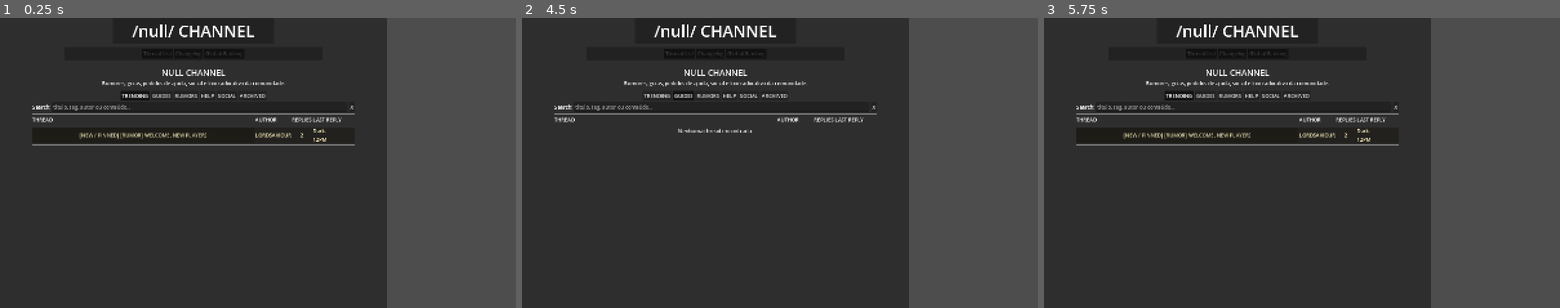
Above: before the commit, frames 1-3 (left to right).
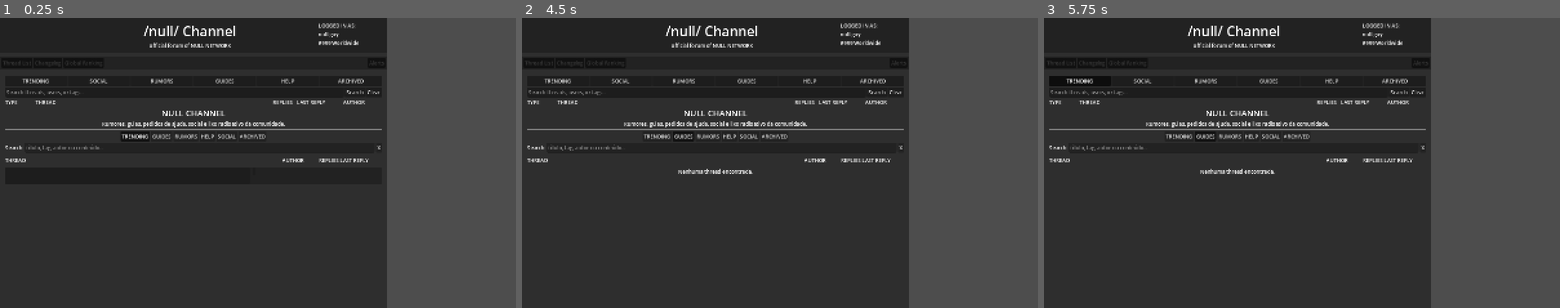
Above: after the commit, the same moments.

Repository: GYU-GAZE/NULL-NETWORK
Game: Godot game, scene res://apps/forum/forum_app.tscn
Two runs of this game, one before a commit and one after it. Both use one fixed random seed, a clock stepped at 60 frames per second and the inputs below. This scene is started directly instead of the project's main scene. The engine's default icon, where the game draws it, is replaced by a stand-in: a white triangle on a blue panel in a dark square.
Inputs (mouse positions are in pixels of both pictures, inside the frame that each line leads up to):
- Up to frame 1 (0.25 s): no input
- Up to frame 2 (4.5 s): click "Thread List" at 0.5 s; click "Changelog" at 1.25 s; click "Global Ranking" at 2 s; click "TRENDING" at 2.75 s; click (898, 64) at 3.5 s, where only the run after the commit has a clickable "Alerts"; click "GUIDES" at 4.25 s
- Up to frame 3 (5.75 s): click "TRENDING" at 5 s

The runs differ from the first frame. In frame 1, 5.5% of the frame differs, in the area x 0-75%, y 1-50%; in frame 2, 5.2%; in frame 3, 6.0%, in the area x 0-75%, y 1-54%.
Error after the commit: Invalid access to property or key 'pressed' on a base object of type 'null instance'. (res://apps/forum/forum_thread_row_ui.gd:15)

Commit message:
forum tscn update

Diff:
--- a/apps/forum/forum_app.tscn
+++ b/apps/forum/forum_app.tscn
@@ -6,6 +6,9 @@
 [ext_resource type="PackedScene" uid="uid://c1eml51sqyj5c" path="res://apps/forum/forum_post_ui.tscn" id="4_2d478"]
 [ext_resource type="PackedScene" uid="uid://v0ask2g51gcm" path="res://apps/forum/forum_thread_row_ui.tscn" id="5_jseev"]
 
+[sub_resource type="LabelSettings" id="LabelSettings_jseev"]
+font_size = 42
+
 [node name="ForumApp" type="PanelContainer" unique_id=1643493238]
 offset_right = 1200.0
 offset_bottom = 900.0
@@ -23,65 +26,227 @@
 [node name="PageVBox" type="VBoxContainer" parent="MasterScroll" unique_id=24340731]
 layout_mode = 2
 size_flags_horizontal = 3
+size_flags_vertical = 3
 theme_override_constants/separation = 10
-alignment = 1
-
-[node name="HeaderBanner" type="PanelContainer" parent="MasterScroll/PageVBox" unique_id=388077512]
-unique_name_in_owner = true
-custom_minimum_size = Vector2(500, 80)
-layout_mode = 2
-size_flags_horizontal = 4
-
-[node name="BannerText" type="Label" parent="MasterScroll/PageVBox/HeaderBanner" unique_id=2110584523]
-layout_mode = 2
-theme_override_font_sizes/font_size = 50
-text = "/null/ CHANNEL"
+
+[node name="MainHeader" type="PanelContainer" parent="MasterScroll/PageVBox" unique_id=388077512]
+unique_name_in_owner = true
+custom_minimum_size = Vector2(0, 95)
+layout_mode = 2
+
+[node name="HeaderMargin" type="MarginContainer" parent="MasterScroll/PageVBox/MainHeader" unique_id=348159869]
+layout_mode = 2
+theme_override_constants/margin_left = 12
+theme_override_constants/margin_top = 12
+theme_override_constants/margin_right = 12
+theme_override_constants/margin_bottom = 12
+
+[node name="HeaderHBox" type="HBoxContainer" parent="MasterScroll/PageVBox/MainHeader/HeaderMargin" unique_id=561997673]
+layout_mode = 2
+
+[node name="HeaderSpaceLeft" type="Control" parent="MasterScroll/PageVBox/MainHeader/HeaderMargin/HeaderHBox" unique_id=1953265723]
+custom_minimum_size = Vector2(180, 0)
+layout_mode = 2
+
+[node name="LogoBlock" type="VBoxContainer" parent="MasterScroll/PageVBox/MainHeader/HeaderMargin/HeaderHBox" unique_id=391836541]
+layout_mode = 2
+size_flags_horizontal = 3
+
+[node name="NullChannelTitle" type="Label" parent="MasterScroll/PageVBox/MainHeader/HeaderMargin/HeaderHBox/LogoBlock" unique_id=1861507975]
+unique_name_in_owner = true
+layout_mode = 2
+text = "/null/ Channel"
+label_settings = SubResource("LabelSettings_jseev")
 horizontal_alignment = 1
 
-[node name="NavBarPanel" type="PanelContainer" parent="MasterScroll/PageVBox" unique_id=494262737]
-unique_name_in_owner = true
-custom_minimum_size = Vector2(800, 0)
-layout_mode = 2
-size_flags_horizontal = 4
-
-[node name="NavBarMargin" type="MarginContainer" parent="MasterScroll/PageVBox/NavBarPanel" unique_id=236034356]
+[node name="NullChannelSubtitle" type="Label" parent="MasterScroll/PageVBox/MainHeader/HeaderMargin/HeaderHBox/LogoBlock" unique_id=61103580]
+unique_name_in_owner = true
+layout_mode = 2
+text = "official forum of NULL NETWORK"
+horizontal_alignment = 1
+
+[node name="UserBlock" type="HBoxContainer" parent="MasterScroll/PageVBox/MainHeader/HeaderMargin/HeaderHBox" unique_id=1403857369]
+custom_minimum_size = Vector2(180, 0)
+layout_mode = 2
+
+[node name="UserInfoVBox" type="VBoxContainer" parent="MasterScroll/PageVBox/MainHeader/HeaderMargin/HeaderHBox/UserBlock" unique_id=835395507]
+layout_mode = 2
+
+[node name="LoggedInAsLabel" type="Label" parent="MasterScroll/PageVBox/MainHeader/HeaderMargin/HeaderHBox/UserBlock/UserInfoVBox" unique_id=1630577298]
+layout_mode = 2
+text = "LOGGED IN AS:"
+
+[node name="UsernameLabel" type="Label" parent="MasterScroll/PageVBox/MainHeader/HeaderMargin/HeaderHBox/UserBlock/UserInfoVBox" unique_id=946064420]
+unique_name_in_owner = true
+layout_mode = 2
+text = "null.guy"
+
+[node name="UserRankLabel" type="Label" parent="MasterScroll/PageVBox/MainHeader/HeaderMargin/HeaderHBox/UserBlock/UserInfoVBox" unique_id=1295827378]
+unique_name_in_owner = true
+layout_mode = 2
+text = "#999 Worldwide"
+
+[node name="UserAvatarRect" type="TextureRect" parent="MasterScroll/PageVBox/MainHeader/HeaderMargin/HeaderHBox/UserBlock" unique_id=97392787]
+custom_minimum_size = Vector2(72, 72)
+layout_mode = 2
+size_flags_horizontal = 3
+size_flags_vertical = 0
+
+[node name="MainNavBarPanel" type="PanelContainer" parent="MasterScroll/PageVBox" unique_id=494262737]
+unique_name_in_owner = true
+layout_mode = 2
+
+[node name="NavBarMargin" type="MarginContainer" parent="MasterScroll/PageVBox/MainNavBarPanel" unique_id=236034356]
 layout_mode = 2
 theme_override_constants/margin_left = 5
 theme_override_constants/margin_top = 5
 theme_override_constants/margin_right = 5
 theme_override_constants/margin_bottom = 5
 
-[node name="NavbarHBox" type="HBoxContainer" parent="MasterScroll/PageVBox/NavBarPanel/NavBarMargin" unique_id=537395990]
+[node name="NavbarHBox" type="HBoxContainer" parent="MasterScroll/PageVBox/MainNavBarPanel/NavBarMargin" unique_id=537395990]
 modulate = Color(0.25765854, 0.25765854, 0.25765854, 1)
 self_modulate = Color(0.22352941, 0.22352941, 0.22352941, 1)
 layout_mode = 2
 alignment = 1
 
-[node name="ThreadsBtn" type="Button" parent="MasterScroll/PageVBox/NavBarPanel/NavBarMargin/NavbarHBox" unique_id=1598627230]
+[node name="ThreadsBtn" type="Button" parent="MasterScroll/PageVBox/MainNavBarPanel/NavBarMargin/NavbarHBox" unique_id=1598627230]
 unique_name_in_owner = true
 layout_mode = 2
 text = "Thread List
 "
 
-[node name="UpdatesBtn" type="Button" parent="MasterScroll/PageVBox/NavBarPanel/NavBarMargin/NavbarHBox" unique_id=1440624438]
+[node name="UpdatesBtn" type="Button" parent="MasterScroll/PageVBox/MainNavBarPanel/NavBarMargin/NavbarHBox" unique_id=1440624438]
 layout_mode = 2
 text = "Changelog
 "
 
-[node name="RankingsBtn" type="Button" parent="MasterScroll/PageVBox/NavBarPanel/NavBarMargin/NavbarHBox" unique_id=5661677]
+[node name="RankingsBtn" type="Button" parent="MasterScroll/PageVBox/MainNavBarPanel/NavBarMargin/NavbarHBox" unique_id=5661677]
 layout_mode = 2
 text = "Global Ranking
 "
 
+[node name="NavSpacer" type="Control" parent="MasterScroll/PageVBox/MainNavBarPanel/NavBarMargin/NavbarHBox" unique_id=963956772]
+layout_mode = 2
+size_flags_horizontal = 3
+
+[node name="AlertsBtn" type="Button" parent="MasterScroll/PageVBox/MainNavBarPanel/NavBarMargin/NavbarHBox" unique_id=1081638203]
+unique_name_in_owner = true
+layout_mode = 2
+text = "Alerts"
+
 [node name="ContentArea" type="MarginContainer" parent="MasterScroll/PageVBox" unique_id=1833793142]
 layout_mode = 2
 size_flags_vertical = 3
-theme_override_constants/margin_left = 100
+theme_override_constants/margin_left = 16
 theme_override_constants/margin_top = 10
-theme_override_constants/margin_right = 100
-theme_override_constants/margin_bottom = 100
-
-[node name="ThreadList" type="VBoxContainer" parent="MasterScroll/PageVBox/ContentArea" unique_id=345993463]
+theme_override_constants/margin_right = 16
+theme_override_constants/margin_bottom = 16
+
+[node name="ThreadListPage" type="VBoxContainer" parent="MasterScroll/PageVBox/ContentArea" unique_id=1195254683]
+unique_name_in_owner = true
+layout_mode = 2
+
+[node name="ThreadTypeTabsPanel" type="PanelContainer" parent="MasterScroll/PageVBox/ContentArea/ThreadListPage" unique_id=1912109280]
+layout_mode = 2
+
+[node name="ThreadTypeTabsHBox" type="HBoxContainer" parent="MasterScroll/PageVBox/ContentArea/ThreadListPage/ThreadTypeTabsPanel" unique_id=284693550]
+layout_mode = 2
+
+[node name="TrendingBtn" type="Button" parent="MasterScroll/PageVBox/ContentArea/ThreadListPage/ThreadTypeTabsPanel/ThreadTypeTabsHBox" unique_id=66220868]
+unique_name_in_owner = true
+layout_mode = 2
+size_flags_horizontal = 3
+toggle_mode = true
+text = "TRENDING"
+
+[node name="SocialBtn" type="Button" parent="MasterScroll/PageVBox/ContentArea/ThreadListPage/ThreadTypeTabsPanel/ThreadTypeTabsHBox" unique_id=1199021360]
+unique_name_in_owner = true
+layout_mode = 2
+size_flags_horizontal = 3
+toggle_mode = true
+text = "SOCIAL"
+
+[node name="RumorsBtn" type="Button" parent="MasterScroll/PageVBox/ContentArea/ThreadListPage/ThreadTypeTabsPanel/ThreadTypeTabsHBox" unique_id=93564674]
+unique_name_in_owner = true
+layout_mode = 2
+size_flags_horizontal = 3
+toggle_mode = true
+text = "RUMORS"
+
+[node name="GuidesBtn" type="Button" parent="MasterScroll/PageVBox/ContentArea/ThreadListPage/ThreadTypeTabsPanel/ThreadTypeTabsHBox" unique_id=839607493]
+unique_name_in_owner = true
+layout_mode = 2
+size_flags_horizontal = 3
+toggle_mode = true
+text = "GUIDES"
+
+[node name="HelpBtn" type="Button" parent="MasterScroll/PageVBox/ContentArea/ThreadListPage/ThreadTypeTabsPanel/ThreadTypeTabsHBox" unique_id=914829697]
+unique_name_in_owner = true
+layout_mode = 2
+size_flags_horizontal = 3
+toggle_mode = true
+text = "HELP"
+
+[node name="ArchivedBtn" type="Button" parent="MasterScroll/PageVBox/ContentArea/ThreadListPage/ThreadTypeTabsPanel/ThreadTypeTabsHBox" unique_id=1181931581]
+unique_name_in_owner = true
+layout_mode = 2
+size_flags_horizontal = 3
+toggle_mode = true
+text = "ARCHIVED"
+
+[node name="SearchBarPanel" type="PanelContainer" parent="MasterScroll/PageVBox/ContentArea/ThreadListPage" unique_id=326616070]
+layout_mode = 2
+
+[node name="SearchBarHBox" type="HBoxContainer" parent="MasterScroll/PageVBox/ContentArea/ThreadListPage/SearchBarPanel" unique_id=338836288]
+layout_mode = 2
+
+[node name="SearchInput" type="LineEdit" parent="MasterScroll/PageVBox/ContentArea/ThreadListPage/SearchBarPanel/SearchBarHBox" unique_id=772114499]
+unique_name_in_owner = true
+layout_mode = 2
+size_flags_horizontal = 3
+placeholder_text = "Search threads, users, or tags..."
+
+[node name="SearchBtn" type="Button" parent="MasterScroll/PageVBox/ContentArea/ThreadListPage/SearchBarPanel/SearchBarHBox" unique_id=1082947240]
+unique_name_in_owner = true
+layout_mode = 2
+text = "Search"
+
+[node name="ClearSearchBtn" type="Button" parent="MasterScroll/PageVBox/ContentArea/ThreadListPage/SearchBarPanel/SearchBarHBox" unique_id=529726060]
+unique_name_in_owner = true
+layout_mode = 2
+text = "Clear"
+
+[node name="ThreadListHeader" type="HBoxContainer" parent="MasterScroll/PageVBox/ContentArea/ThreadListPage" unique_id=863783881]
+unique_name_in_owner = true
+custom_minimum_size = Vector2(90, 0)
+layout_mode = 2
+
+[node name="TypeHeaderLabel" type="Label" parent="MasterScroll/PageVBox/ContentArea/ThreadListPage/ThreadListHeader" unique_id=1918684334]
+custom_minimum_size = Vector2(90, 0)
+layout_mode = 2
+text = "TYPE"
+
+[node name="ThreadHeaderLabel" type="Label" parent="MasterScroll/PageVBox/ContentArea/ThreadListPage/ThreadListHeader" unique_id=1628584177]
+layout_mode = 2
+size_flags_horizontal = 3
+text = "THREAD"
+
+[node name="RepliesHeaderLabel" type="Label" parent="MasterScroll/PageVBox/ContentArea/ThreadListPage/ThreadListHeader" unique_id=616873302]
+custom_minimum_size = Vector2(70, 0)
+layout_mode = 2
+text = "REPLIES"
+
+[node name="LastReplyHeaderLabel" type="Label" parent="MasterScroll/PageVBox/ContentArea/ThreadListPage/ThreadListHeader" unique_id=731144364]
+custom_minimum_size = Vector2(140, 0)
+layout_mode = 2
+text = "LAST REPLY"
+
+[node name="AuthorHeaderLabel" type="Label" parent="MasterScroll/PageVBox/ContentArea/ThreadListPage/ThreadListHeader" unique_id=2072254690]
+custom_minimum_size = Vector2(120, 0)
+layout_mode = 2
+text = "AUTHOR"
+
+[node name="ThreadList" type="VBoxContainer" parent="MasterScroll/PageVBox/ContentArea/ThreadListPage" unique_id=345993463]
 unique_name_in_owner = true
 layout_mode = 2
 size_flags_horizontal = 3
@@ -104,3 +269,8 @@
 
 [node name="TopNav" type="HBoxContainer" parent="MasterScroll/PageVBox/ContentArea/ReaderContainer" unique_id=342336655]
 layout_mode = 2
+
+[node name="AlertsPage" type="VBoxContainer" parent="MasterScroll/PageVBox/ContentArea" unique_id=93287149]
+unique_name_in_owner = true
+visible = false
+layout_mode = 2
--- a/apps/forum/forum_thread_row_ui.tscn
+++ b/apps/forum/forum_thread_row_ui.tscn
@@ -9,10 +9,28 @@
 [node name="MainHBox" type="HBoxContainer" parent="." unique_id=1612900916]
 layout_mode = 2
 
-[node name="TopicButton" type="Button" parent="MainHBox" unique_id=2144835771]
+[node name="TypeIconButton" type="Button" parent="MainHBox" unique_id=2144835771]
 unique_name_in_owner = true
 layout_mode = 2
 size_flags_horizontal = 3
+
+[node name="ThreadInfoVBox" type="VBoxContainer" parent="MainHBox" unique_id=874912642]
+layout_mode = 2
+
+[node name="ThreadTitleHBox" type="HBoxContainer" parent="MainHBox/ThreadInfoVBox" unique_id=913076663]
+layout_mode = 2
+
+[node name="ThreadLabelBadge" type="Label" parent="MainHBox/ThreadInfoVBox/ThreadTitleHBox" unique_id=816276528]
+unique_name_in_owner = true
+layout_mode = 2
+
+[node name="ThreadTitleButton" type="Button" parent="MainHBox/ThreadInfoVBox/ThreadTitleHBox" unique_id=1585354798]
+unique_name_in_owner = true
+layout_mode = 2
+
+[node name="ThreadSummaryLabel" type="Label" parent="MainHBox/ThreadInfoVBox" unique_id=1766106854]
+unique_name_in_owner = true
+layout_mode = 2
 
 [node name="AuthorLabel" type="Label" parent="MainHBox" unique_id=633843472]
 unique_name_in_owner = true
